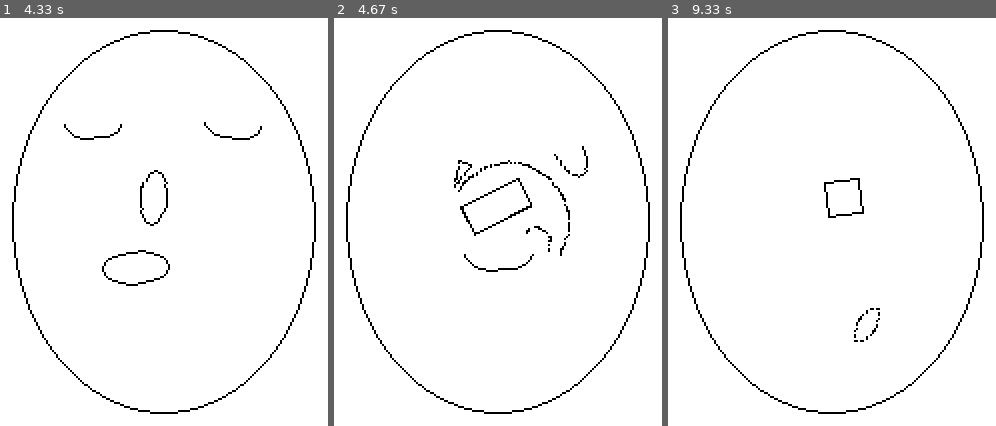
Above: before the commit, frames 1-3 (left to right).
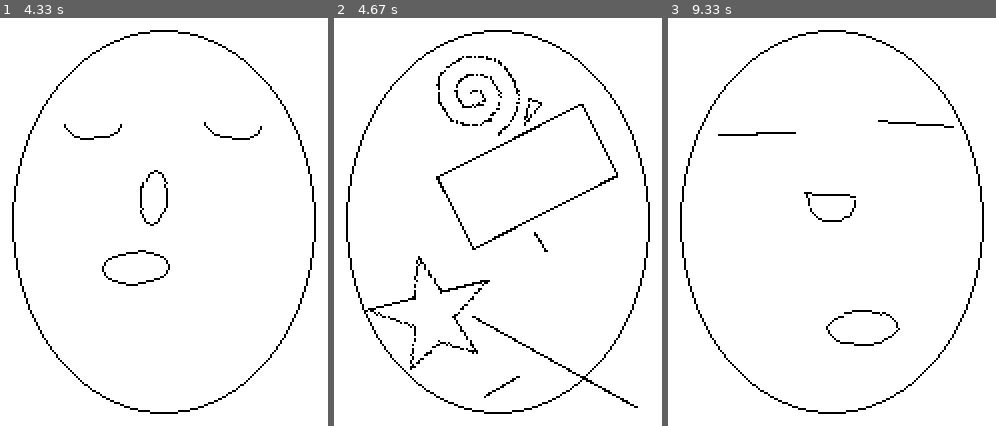
Above: after the commit, the same moments.

Repository: StellaSlater241203/GroupEProject
Game: pygame game, started from Face Dataset Generator.py
Same seed, same stepped clock (60 frames per second), same inputs: the game is played once before the commit and once after it.
Inputs:
- Up to frame 1 (4.33 s): no input
- Up to frame 2 (4.67 s): no input
- Up to frame 3 (9.33 s): no input

Frame 1 is identical in both runs. In frame 2, 3.3% of the frame differs, in the area x 9-93%, y 9-96%; in frame 3, 0.9%.

Commit message:
i thini i can see the end of the horizon HATSUNE MIKU

Diff:
--- a/Face Dataset Generator.py
+++ b/Face Dataset Generator.py
@@ -18,7 +18,6 @@
 #Colours
 black = (0, 0, 0)
 white = (255, 255, 255)
-green = (0, 255, 0)
 
 # Define Canvas
 canvas = pygame.display.set_mode((CANVAS_W, CANVAS_H))
@@ -27,18 +26,20 @@
 pygame.display.flip()
 
 
-#Pregenerated face seeds:
-    #decide how tf this is gonna work later, might be easier for this to be a function itself with all the pregen face data in it
-
-def decide_face_type():
+def decide_face_type(fileCounter):
     FACE_PROB = 0.5
     OVERLAP_PROB = 0.1
 
-    prob = random.uniform(0.0,1.0)
+    '''prob = random.uniform(0.0,1.0)
     if prob < FACE_PROB:
         face = True
     else:
+        face = False'''
+    if fileCounter % 2 == 0:
+        face = True
+    else:
         face = False
+
     prob = random.uniform(0.0,1.0)
     if prob < OVERLAP_PROB:
         overlap = True
@@ -47,10 +48,10 @@
 
     return(face, overlap)
 
-def array_variable_generation():
+def array_variable_generation(fileCounter):
 
     #Step 0: decide if face is true or false:
-    face, overlap = decide_face_type()
+    face, overlap = decide_face_type(fileCounter)
 
     #Step 1: Decide how many features are going to be on the face:
     totalFeatureNumber = 0 #total number of features on the face
@@ -59,12 +60,12 @@
     eyeIDs, featureNumbers, totalFeatureNumber = generate_number_of_features(face, totalFeatureNumber, featureNumbers, 0) #run the fucntion to determine the number of eyes and their IDs
     noseIDs, featureNumbers, totalFeatureNumber = generate_number_of_features(face, totalFeatureNumber, featureNumbers, 1) #run the function to determine the number of noses and their IDs
     mouthIDs, featureNumbers, totalFeatureNumber, allowedCopies = generate_number_of_features(face, totalFeatureNumber, featureNumbers, 2) #run the function to determine the number of noses and their IDs
-
 
     #Step 2: Decide which criteria these features will fulfill:
     eyeCheckVariable = 9
     noseCheckVariable = 4
     mouthCheckVariable = 4 #no. of checks in each category just incase these need checking at some point i cl i made these for a reason and then ate dinner and then forgot what the reason was so xxx
+
     EYE_CHECK_PROBS = [0.5,0.5,0.5,0.5,0.5,0.5,0.5,0.5,0.5]
     '''Probabilities to have an eye mirror/be the same as aspects of another:
     1. Size (with slight randomness), 50% chance
@@ -90,16 +91,37 @@
     3. Rotation, 50% chance
     4. Position, 50% chance'''
 
+    ONE_TO_FOUR_FALSE_PROB = 0.5
+    FIVE_TO_EIGHT_FALSE_PROB = 0.75 #25% after one to four is checked first
+    #therefore EIGHT_TO_?_FALSE_PROB = 1.0, 25% after one to four and five to eight are checked, should give more variability in the types of non faces
+
+    if face == False:
+        prob = random.uniform(0.0,1.0)
+        if prob < ONE_TO_FOUR_FALSE_PROB:
+            falseNumber = random.randint(1,4)
+        elif ONE_TO_FOUR_FALSE_PROB <= prob < FIVE_TO_EIGHT_FALSE_PROB:
+            falseNumber = random.randint(5,8)
+        else:
+            totalChecks = featureNumbers[0]*eyeCheckVariable + featureNumbers[1]*noseCheckVariable + featureNumbers[2]*mouthCheckVariable
+            if totalChecks == 9:
+                falseNumber = 9
+            else:
+                falseNumber = random.randint(9,totalChecks)
+
+        falseProb = falseNumber / totalFeatureNumber #so that there will hopefully be around the same number of false as the number we want, except this way they can be chosen kinda randomly.
+    else:
+        falseProb = 0 #for a face, this is never used anyway unless face is false
+
     eyeChecks = []
     noseChecks = []
     mouthChecks = [] #2D arrays that store the boolean check values for the features
 
     for ID in eyeIDs:
-        eyeChecks.append(generate_feature_criteria(EYE_CHECK_PROBS, face, 0))
+        eyeChecks.append(generate_feature_criteria(EYE_CHECK_PROBS, face, 0, falseProb))
     for ID in noseIDs:
-        noseChecks.append(generate_feature_criteria(NOSE_CHECK_PROBS, face, 1))
+        noseChecks.append(generate_feature_criteria(NOSE_CHECK_PROBS, face, 1, falseProb))
     for ID in mouthIDs:
-        mouthChecks.append(generate_feature_criteria(MOUTH_CHECK_PROBS, face, 2)) #add a check list for every feature that will be on the face
+        mouthChecks.append(generate_feature_criteria(MOUTH_CHECK_PROBS, face, 2, falseProb)) #add a check list for every feature that will be on the face
 
     #Step 2.5: Decide what order the eyes will generate in as they have attributes that can depend on eachother
     eyeGenOrder = []
@@ -140,7 +162,6 @@
         noseCopiesFrom.append(None)
     for i in mouthIDs:
         mouthCopiesFrom.append(None)
-
 
     #Step 3: Decide on the shapes of the features
     #note: these use the indexes of the shapes listed in the function, these lists are here so they can be passed into the function to decrease the amt of code i need to write
@@ -211,7 +232,6 @@
     #indexes                oval circ square rec line lli  curline  dcurline wcurline scircle   vsoval   hsoval    etri     ltri     wtri    ltrap    wtrap    heart   star spiral
     #obvs some of these shapes are not allowed for these features but this still allows us to have a disallowed shape with an allowed rotation, still wont be a face, also this makes it easier for pulling into fucntions and stuff cause whatever u send in is now the same length
 
-
     if eyeChecks != []:
         eyeRotations, eyeChecks = decide_rotation(face, eyeChecks, eyeShapes, eyeAllowedRotations, eyeGenOrder, eyeCopiesFrom, 0)
     if noseChecks != []:
@@ -225,7 +245,11 @@
     eyeSides, eyeChecks = left_or_right_eye(face, eyeGenOrder, eyeCopiesFrom, eyeChecks)
 
     #Step 7, 8 and 9: decide on positions, ensure there are no interfeature collisions, and draw the final face!
-    face = draw_face(face, featureGenOrder, feat …(206 unchanged characters)…
+    face, eyeWasGenerated, eyeCentreCoords, noseWasGenerated, noseCentreCoords, mouthWasGenerated, mouthCentreCoords = draw_face(face, featureGenOrder, feat …(206 unchanged characters)…
+
+
+
+
 
     return(face)
 #decide on pregen design would be defined and called here probably xx
@@ -234,8 +258,8 @@
     maxGenCopies = [8,5,5] #generate a maximum of 8 eyes, 5 noses and 5 mouths
     defaultGenCopies = [2,1,1] #to check whether a random copy generation has the number of copies of a face
     noNoseGenCopies = [2,0,1] #other allowed copies generation
-    NO_NOSE_GEN_PROB = 0.1
-    DEFAULT_COPIES_PROB = 0.4
+    NO_NOSE_GEN_PROB = 0.07
+    DEFAULT_COPIES_PROB = 0.5
 
     IDs = [] #temp for this call of IDs, will be turned into the featureIDs array of whatever feature is currently being generated for
 
@@ -274,10 +298,11 @@
     else:
         return(IDs, featureNumbers, totalFeatureNumber)
 
-def generate_feature_criteria (checkList, face, currentFeature):
+def generate_feature_criteria (checkList, face, currentFeature, falseProb):
     '''basically this function just decides whether some aspects of the features are going to be true or false, eg.
     will a nose be in its allowed position? Will an eye be the same shape as another eye? Just yes or no questions for now.
     all the checks will be stored in a 2D array, an array for every feature on the face we determined in the previous function.'''
+
     checks = []
     if face == True:
         if currentFeature == 0:
@@ -287,13 +312,21 @@
         if currentFeature == 2:
             checks = [True, True, True, True] #same for mouths
 
-    else: #face = False
+    else:
+        for i in checkList:
+            prob = random.uniform(0.0,1.0)
+            if prob < falseProb:
+                checks.append(True)
+            else:
+                checks.append(False)
+
+    '''else: #face = False
         for i in checkList:
             prob = random.uniform(0.0,1.0)
             if prob < i:
                 checks.append(True)
             else:
-                checks.append(False) #randomly decide whether a criteria is true or false
+                checks.append(False) #randomly decide whether a criteria is true or false'''
 
     return(checks)
 
@@ -694,9 +727,7 @@
         if i == False:
             face = False
 
-
-    return(face)
-
+    return(face, eyeWasGenerated, eyeCentreCoords, noseWasGenerated, noseCentreCoords, mouthWasGenerated, mouthCentreCoords)
 
 def shape_gen_info(centreCoords, size, shape):
     coordList = [[1,1,24,12],[1,1,18,18],[1,1,18,18],[1,1,24,12],[1,1,25,1],[1,1,33,1],[1,1,18,18],[1,1,12,24],[1,1,24,12],[1,1,18,18,1,10,19,10],[1,1,12,24,1,13,13,13],
@@ -715,9 +746,6 @@
     print(x, y, x + math.ceil(rectList[shape][0]*size), y + math.ceil(rectList[shape][1]*size), math.ceil(rectList[shape][2]*size), math.ceil(rectList[shape][3]*size))
     rectCoords = [x + math.ceil(rectList[shape][0]*size), y + math.ceil(rectList[shape][1]*size), math.ceil(rectList[shape][2]*size), math.ceil(rectList[shape][3]*size)]
     return coords, rectCoords
-
-
-
 
 def draw_shape(centreCoords, generatedShapes, shapeID, largestRadius, size, shapeInfo, rectInfo, currentFeature, rotationAngle, allowedRegionInfo = [], side = None):
     faceRect = pygame.Rect(52, 32, 152, 192) # compute bounding rectangle for the ellipse
@@ -824,9 +852,7 @@
         canvas.blit(rotatedSurf, rotatedSurf.get_rect(center = rotatedSurfRect.center))
         generatedShapes.append(rotatedSurfListForCollision)
         return False, generatedShapes
-
 # ----------- Allowed Region checks to return True or False if a coordinate is inside them -------------
-
 def check_inside_face(x,y):
     rsq = (((x-128)**2)/(76**2)) + (((y-128)**2)/(96**2))
     if rsq < 1:
@@ -883,11 +909,8 @@
         return True
     else:
         return False
-
 # ---------------- END ------------------
-
 # --------------- Allowed Regions as tangible shapes on their own surfaces ---------------
-
 def left_eye_boundary_box(xLeft = 68, xRight = 116, yTop = 74, yBottom = 122, surface = canvas):
     width = xRight - xLeft #find size of surface based on passed in size of allowed region
     height = yBottom - yTop
@@ -943,9 +966,7 @@
 
     canvas.blit(mouthSurface, mouthSurface.get_rect(center = mouthBoundaryRect.center))
     return [mouthSurface, mouthBoundaryRect]
-
 # --------------- END ---------------
-
 def collision_detection(shape1, shape2):
     surface1, pos1 = shape1
     surface2, pos2 = shape2
@@ -1165,14 +1186,11 @@
     else:
         return([x,y], mouthTop, successful)
 
-
-#Draw face outline
 def face_outline(surface):
     faceRect = pygame.Rect(52, 32, 152, 192) # compute bounding rectangle for the ellipse
     faceSurface = pygame.Surface(faceRect.size, pygame.SRCALPHA)
     pygame.draw.ellipse(faceSurface, black, (0, 0, *faceRect.size), 1) # draw the ellipse outline
     surface.blit(faceSurface, faceSurface.get_rect(center = faceRect.center))
-
 
 '''def generate_batch(canvases):
     for cv in canvases:
@@ -1197,7 +1215,7 @@
 for i in range (15):
     canvas.fill(white)
     face_outline(canvas)
-    face = array_variable_generation()
+    face = array_variable_generation(fileCounter)
     if face:
         faceString = "Face"
     else:
@@ -1215,7 +1233,6 @@
     time.sleep(3)
 print("done")
 
-
 running = True
 while running:
     for event in pygame.event.get():
@@ -1224,5 +1241,4 @@
 
     pygame.display.flip()
 
-
 pygame.quit()
Binary file changed: face/0.png
Binary file changed: face/10.png
Binary file changed: face/11.png
Binary file changed: face/12.png
Binary file changed: face/13.png
Binary file changed: face/14.png
Binary file changed: face/2.png
Binary file changed: face/4.png
Binary file changed: face/5.png
Binary file changed: face/6.png
Binary file changed: face/7.png
Binary file changed: face/8.png
(and 12 more such lines)
